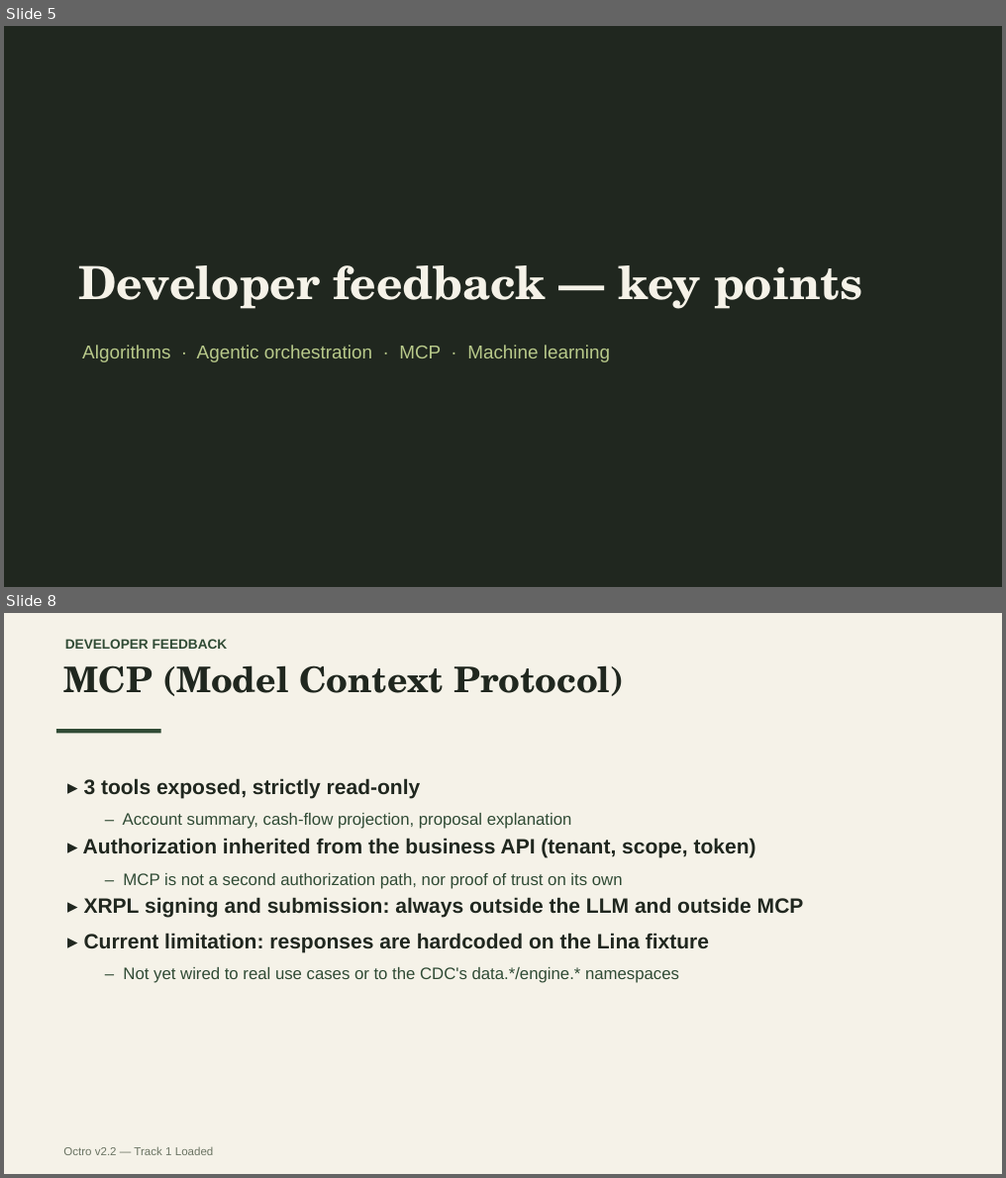
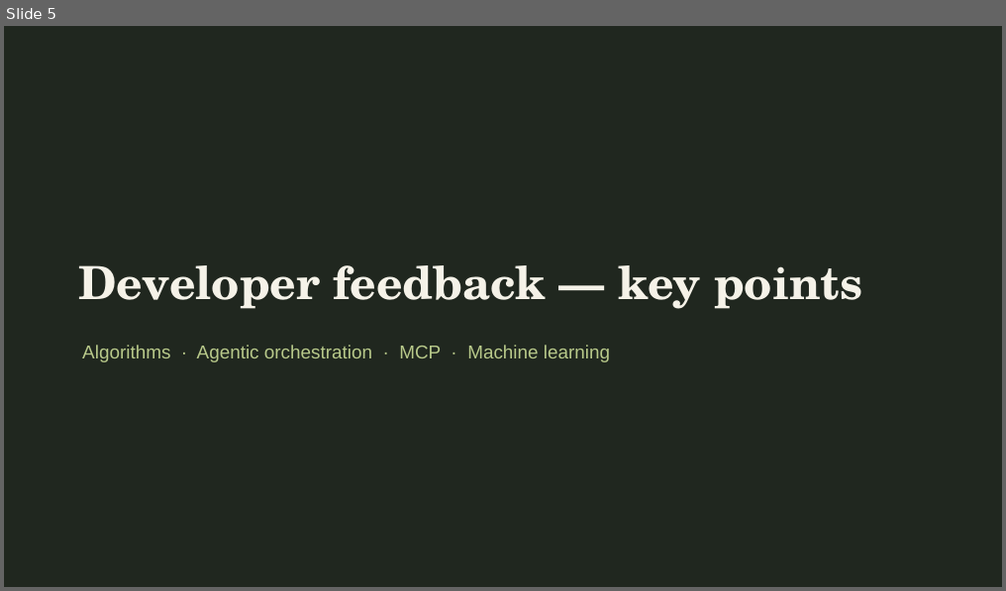
Before and after one commit to KaiZenKOS/Octro, a slide deck: docs/presentation/octro-presentation.pptx. Shown one above the other, each under a label of ours: slides 5 and 8 before the commit, slide 5 after it; the slides between them are not shown. The pictures are 1006x1178 and 1006x591 pixels, drawn with LibreOffice and Linux fonts; fonts in the diff are those of the drawing. Boxes give left, top, right and bottom in pixels: in the first picture for what was removed or moved away, otherwise in the second. Text is boxed around its words. In the diff, an @@ line names an element or a change of style, - is before the commit and + after.

```diff
--- a/docs/presentation/octro-presentation.pptx
+++ b/docs/presentation/octro-presentation.pptx
@@ slide 8 removed at <box>4,613,1002,1174</box>, background #FFFFFF @@
@@ rectangle removed at <box>4,613,1002,1174</box> @@
@@ text removed at <box>65,639,228,649</box> @@
-DEVELOPER FEEDBACK
@@ text removed at <box>63,665,624,696</box> @@
-MCP (Model Context Protocol)
@@ rectangle removed at <box>56,729,161,734</box> @@
@@ text removed at <box>83,778,804,983</box> @@
-▸ 3 tools exposed, strictly read-only
-  – Account summary, cash-flow projection, proposal explanation
-▸ Authorization inherited from the business API (tenant, scope, token)
-  – MCP is not a second authorization path, nor proof of trust on its own
-▸ XRPL signing and submission: always outside the LLM and outside MCP
-▸ Current limitation: responses are hardcoded on the Lina fixture
-  – Not yet wired to real use cases or to the CDC's data.*/engine.* namespaces
@@ text removed at <box>63,1147,214,1156</box> @@
-Octro v2.2 — Track 1 Loaded
```
Also in this commit, not shown: 1 slide changed, 3 other slides removed.
